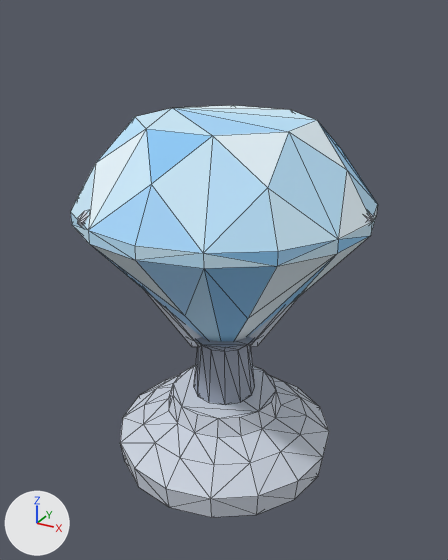
Before and after pictures for a commit that changed the glTF model foxspy/models/artifact-moon-diamond.glb.
Rendered twice from a camera (50 mm lens) standing at (0.183, -0.333, 0.301) and looking at (0.002, -0.003, 0.136). Lighting does not change. The marker at lower left points along +X, +Y and +Z. The picture after the commit comes second. Mesh edges are drawn as thin lines. Vertices at exactly the same position are counted once.

The first picture shows 'MoonDiamond'.
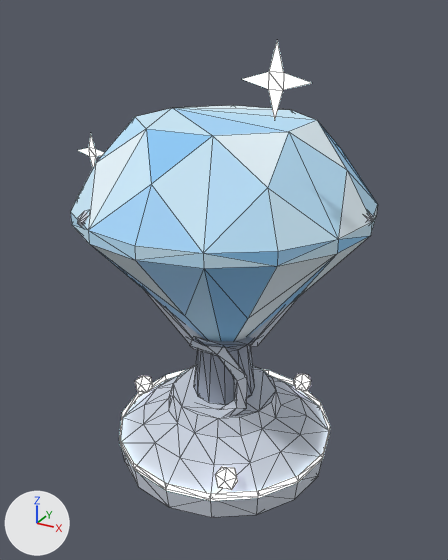
Location of each change, (x1, y1, x2, y2) in pixels of the pictures (448 x 560 px):
'MoonDiamond', reshaped (16% taller)
    before: (70, 105, 378, 517)
    after: (70, 40, 378, 517)
part 1 of me_moondiamond, added
    after: (294, 373, 311, 391)
part 2 of me_moondiamond, added
    after: (135, 375, 153, 393)
part 3 of me_moondiamond, added
    after: (215, 467, 238, 490)
part 4 of me_moondiamond, added
    after: (119, 369, 330, 501)
part 5 of me_moondiamond, added
    after: (190, 337, 247, 416)
part 6 of me_moondiamond, added
    after: (242, 40, 311, 120)
part 7 of me_moondiamond, added
    after: (77, 133, 104, 167)

What changed in the scene script:
```text
Add mat_glow:
    mat_glow = bpy.data.materials.new('Glow')
    mat_glow.use_nodes = True; mat_glow.node_tree.nodes.clear()
    _N = mat_glow.node_tree.nodes; _L = mat_glow.node_tree.links
    n0 = _N.new('ShaderNodeBsdfPrincipled'); n0.name = 'Principled BSDF'
    n0.inputs[2].default_value = 0.75  # 'Roughness'
    n0.inputs[28].default_value = 1.5  # 'Emission Strength'
    n1 = _N.new('ShaderNodeOutputMaterial'); n1.name = 'Material Output'
    n2 = _N.new('ShaderNodeVertexColor'); n2.name = 'Color Attribute'
    _L.new(n0.outputs[0], n1.inputs[0])  # 'BSDF' to 'Surface'
    _L.new(n2.outputs[0], n0.inputs[0])  # 'Color' to 'Base Color'
Change me_moondiamond:
    used by ob_moondiamond; location = (0.0, 0.0, 0.0)
    verts and faces of me_moondiamond; kept vertices keep their numbers, new ones are numbered from 227
    remove me_moondiamond.from_pydata(...)  # 227 vertices, 430 faces; spans x -0.095..0.096, y -0.095..0.095, z 0.0..0.24
    add me_moondiamond.from_pydata(...)  # 335 vertices, 578 faces; spans x -0.095..0.096, y -0.095..0.095, z 0.0..0.288
    me_moondiamond part 1: a new loose piece, an icosphere of 20 faces spanning x 0.029..0.043, y 0.056..0.069, z 0.022..0.038, in mat_glow
    me_moondiamond part 2: a new loose piece, an icosphere of 20 faces spanning x -0.079..-0.065, y -0.007..0.007, z 0.022..0.038, in mat_glow
    me_moondiamond part 3: a new loose piece, an icosphere of 20 faces spanning x 0.029..0.043, y -0.069..-0.056, z 0.022..0.038, in mat_glow
    me_moondiamond part 4: a new loose piece of 32 vertices spanning x -0.078..0.078, y -0.078..0.078, z 0.016..0.022, in mat_glow
    me_moondiamond part 5: a new loose piece of 24 vertices spanning x -0.01..0.031, y -0.03..-0.02, z 0.039..0.101, in mat_main
    me_moondiamond part 6
    add verts[227] = (0.078, -0.06, 0.27)  # pixel (312, 83)
    add verts[228] = (0.064, -0.06, 0.274)  # pixel (283, 72)
    add verts[229] = (0.06, -0.06, 0.288)  # pixel (277, 39)
    add verts[230] = (0.056, -0.06, 0.274)  # pixel (268, 71)
    add verts[231] = (0.042, -0.06, 0.27)  # pixel (241, 79)
    add verts[232] = (0.056, -0.06, 0.266)  # pixel (268, 89)
    add verts[233] = (0.06, -0.06, 0.252)  # pixel (274, 120)
    add verts[234] = (0.064, -0.06, 0.266)  # pixel (283, 90)
    add faces += [(230, 232, 234), (227, 228, 234), (228, 229, 230), (230, 231, 232), (232, 233, 234), (228, 230, 234)]  # mat_glow
    me_moondiamond part 7
    add verts[235] = (-0.058, -0.04, 0.22)
    add verts[236] = (-0.067, -0.04, 0.223)  # pixel (95, 148)
    add verts[237] = (-0.07, -0.04, 0.232)  # pixel (90, 132)
    add verts[238] = (-0.073, -0.04, 0.223)  # pixel (88, 147)
    add verts[239] = (-0.082, -0.04, 0.22)  # pixel (77, 150)
    add verts[240] = (-0.073, -0.04, 0.217)  # pixel (89, 156)
    add verts[241] = (-0.07, -0.04, 0.208)
    add verts[242] = (-0.067, -0.04, 0.217)  # pixel (95, 156)
    add faces += [(238, 240, 242), (235, 236, 242), (236, 237, 238), (238, 239, 240), (240, 241, 242), (236, 238, 242)]  # mat_glow
    add me_moondiamond.materials.append(mat_glow)
```
